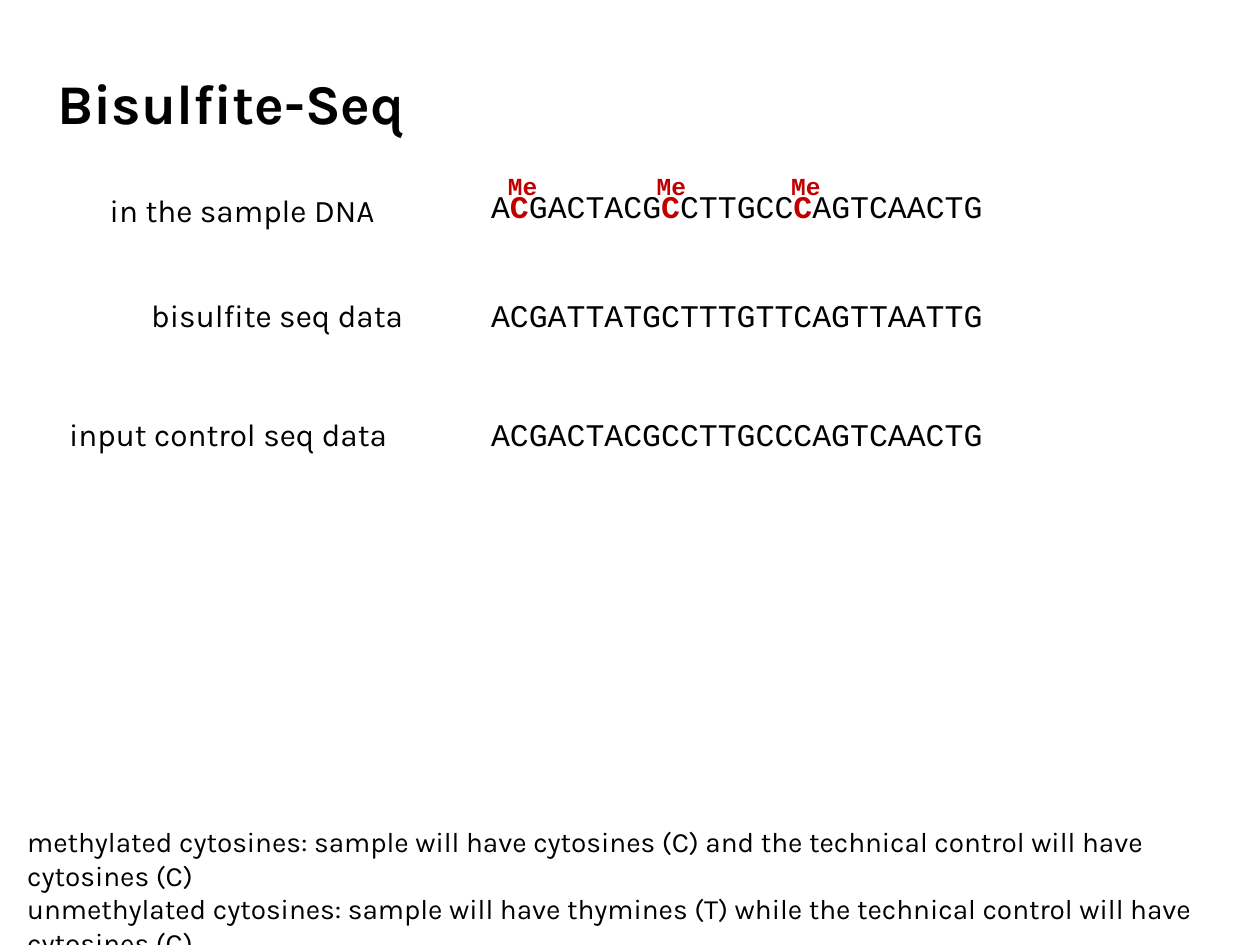
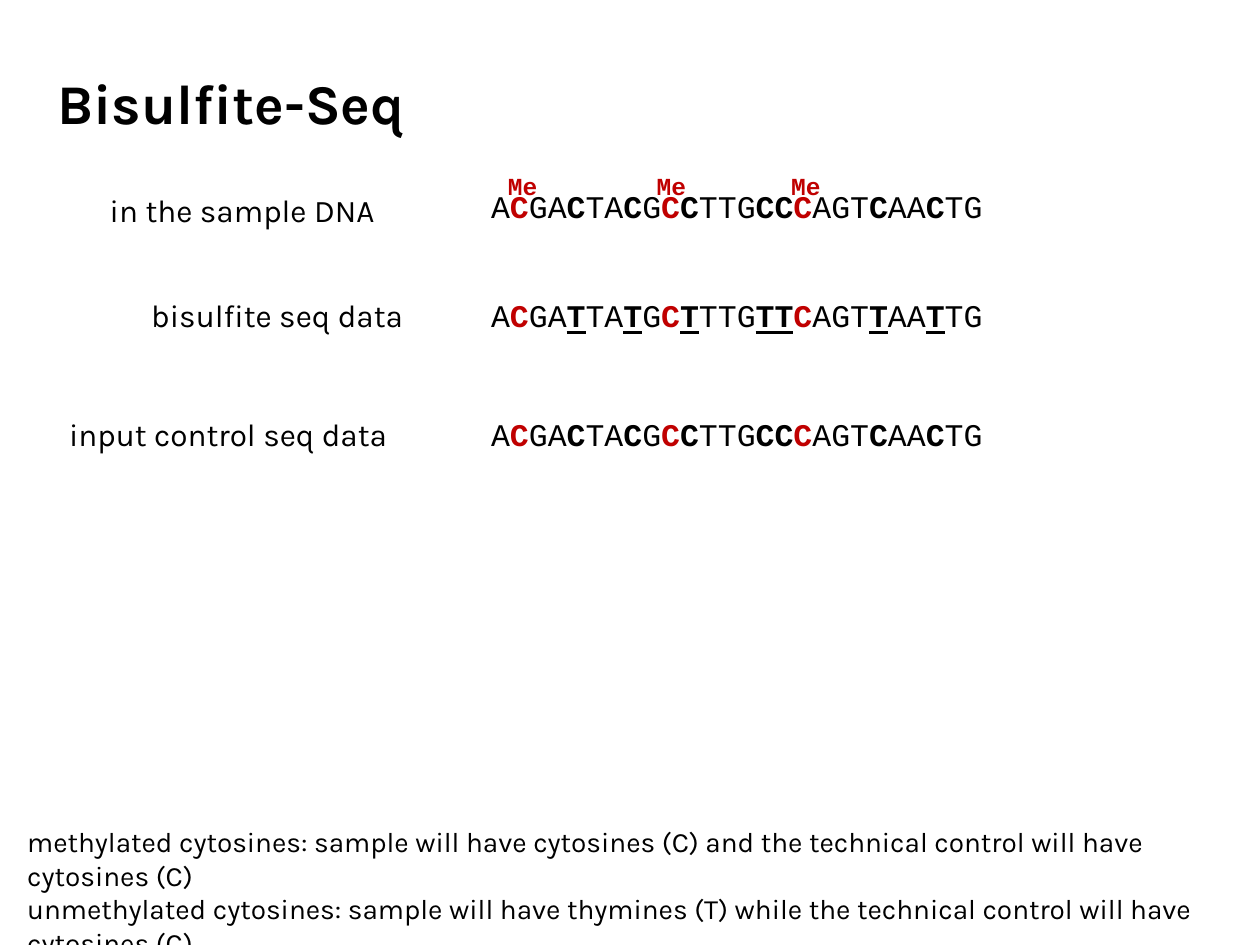
Before and after one commit to agmcarthur/Biochem-3BP3, a slide deck: slide 32 of Lectures/Lecture 9 - RNA-Seq.pptx (slide 29 before the commit). Drawn at 1260x945 pixels with LibreOffice and Linux fonts; fonts in the diff are those of the drawing. Boxes give left, top, right and bottom in pixels: in the first picture for what was removed or moved away, otherwise in the second. Text is boxed around its words. In the diff, an @@ line names an element or a change of style, - is before the commit and + after.

```diff
--- a/Lectures/Lecture 9 - RNA-Seq.pptx
+++ b/Lectures/Lecture 9 - RNA-Seq.pptx
@@ text "ACGACTACGCCTTGCCCAGTCAACTG" at <box>491,195,982,219</box>: bold on in "ACGACTACGCCTTGCCCAGTCAACTG" @@
@@ text "ACGATTATGCTTTGTTCAGTTAATTG" at <box>491,306,982,334</box>: text colour #000000 to #C00000, bold on, underline on in "ACGATTATGCTTTGTTCAGTTAATTG" @@
@@ text "ACGACTACGCCTTGCCCAGTCAACTG" at <box>491,425,982,447</box>: text colour #000000 to #C00000, bold on in "ACGACTACGCCTTGCCCAGTCAACTG" @@
```
Also in this commit, not shown: 12 other slides changed, 3 slides added.
